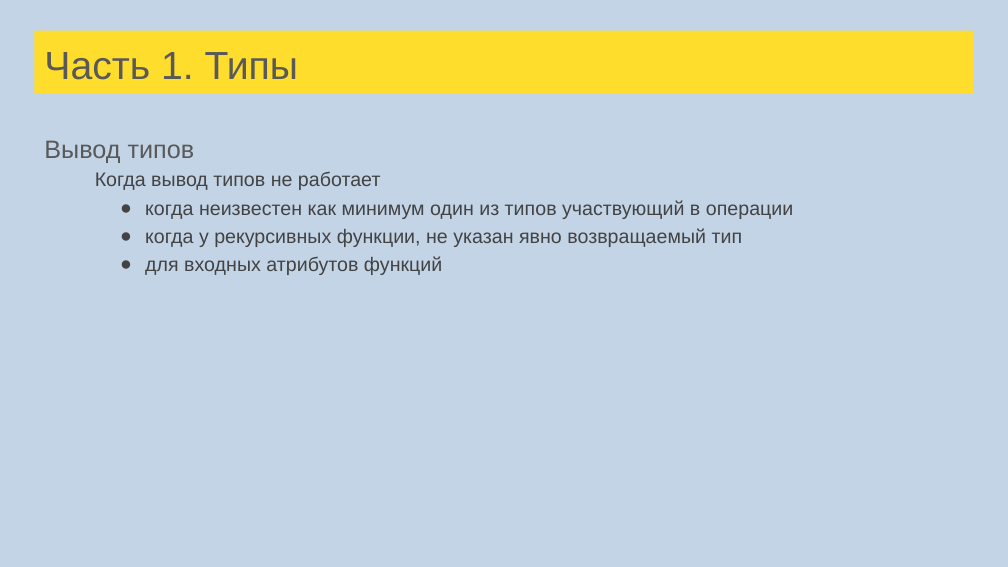
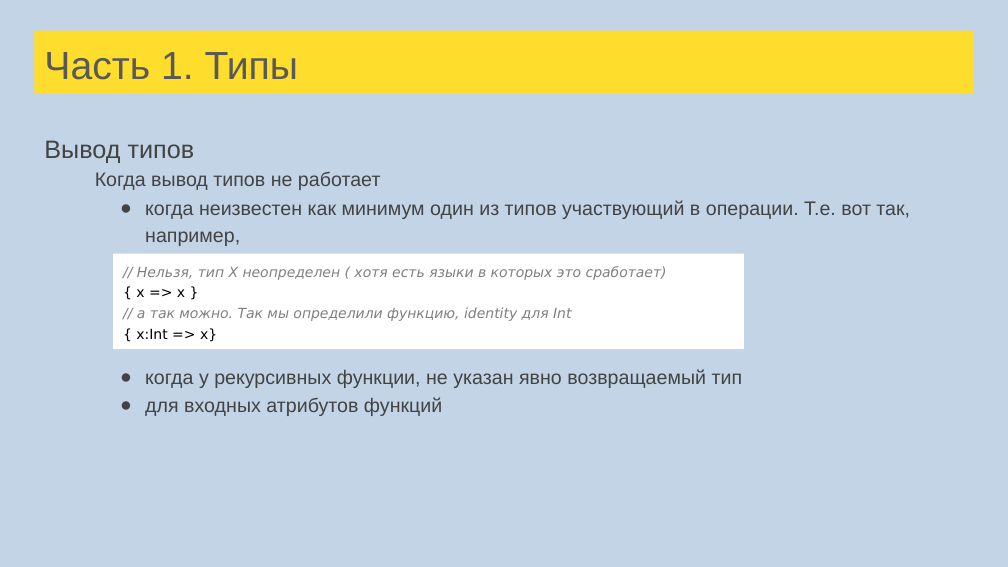
Before and after one commit to tralfamadore/ScalaLectures, a slide deck: slide 17 of src/main/resources/Лекции Scala для FinTech.pptx. Drawn at 1008x567 pixels with LibreOffice and Linux fonts; fonts in the diff are those of the drawing. Boxes give left, top, right and bottom in pixels: in the first picture for what was removed or moved away, otherwise in the second. Text is boxed around its words. In the diff, an @@ line names an element or a change of style, - is before the commit and + after.

```diff
--- a/src/main/resources/Лекции Scala для FinTech.pptx
+++ b/src/main/resources/Лекции Scala для FinTech.pptx
@@ text at bbox=[44, 140, 195, 163]: text colour #595959 to #434343 in "Вывод типов" @@
@@ text at bbox=[145, 200, 910, 246]: text changed @@
-● когда неизвестен как минимум один из типов участвующий в операции
+● когда неизвестен как минимум один из типов участвующий в операции. Т.е. вот так, например,
@@ rectangle added at bbox=[113, 254, 744, 350], fill #FFFFFF, 10 pt, text #808080, italic @@
+// Нельзя, тип X неопределен ( хотя есть языки в которых это сработает)
+{ x => x }
+// a так можно. Так мы определили функцию, identity для Int
+{ x:Int => x}
```
Also in this commit, not shown: 17 other slides changed, 16 slides added, 2 slides removed, 1 other file.
